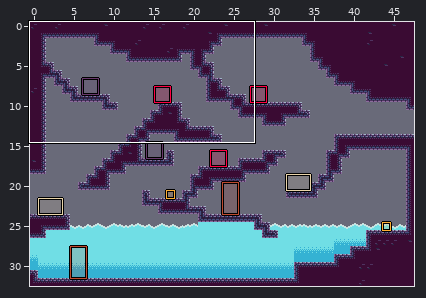
Level history. LDtk project: docs/map/map-normal.ldtk. The picture above shows the old version from afar; the outline marks the close-up.
Close-up. Old version:
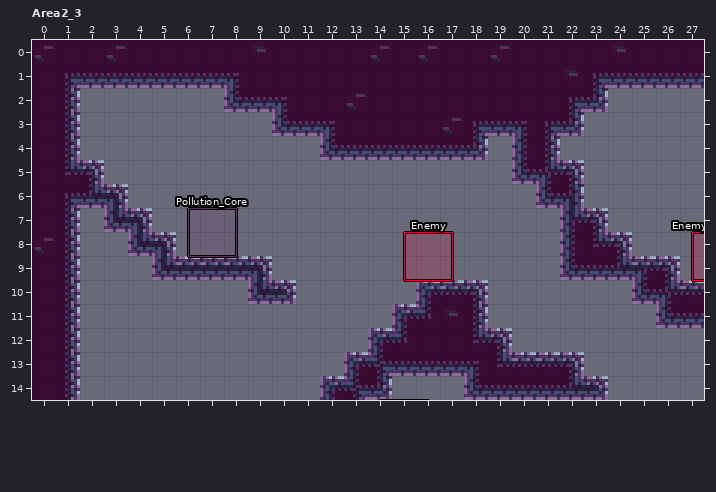
Cells are 8x8 px. Shown: Area2_3 x 0..27, y 0..14. The commit also changed other parts of the map, which this record leaves out.
The same view after the edit:
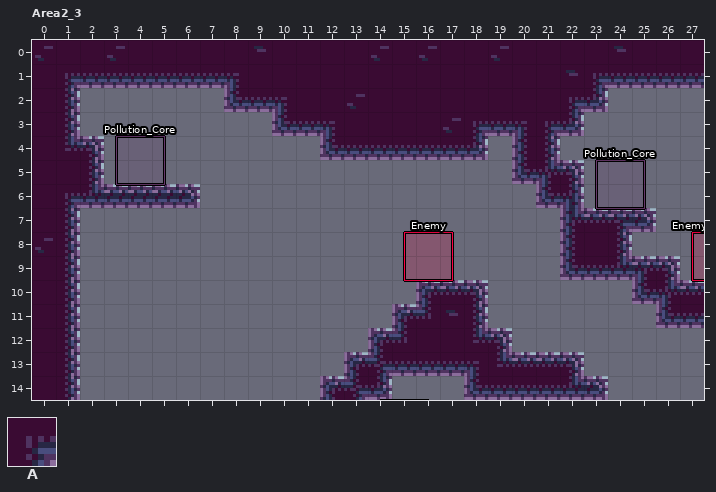
Key: from "Collisions": A 1 "ground".
_ is an empty cell.
Objects are placed by their top-left corner, in cells (3,4 is the top-left corner of cell 3,4); size is 1x1 cell unless given.
Diff:
Layer "Collisions":
y 4: x 2 _ -> A
y 6: x 4..6 ___ -> AAA
y 7: x 3..4 AA -> __; x 24..25 __ -> AA
y 8: x 4..5 AA -> __
y 9: x 5..9 AAAAA -> _____
y 10: x 9..10 AA -> __
Layer "Entities":
changed: "Pollution_Core" rectangle at 6.5,7 size 2x2 -> "Pollution_Core" rectangle at 3.5,4 size 2x2
added: "Pollution_Core" rectangle at 23.5,5 size 2x2
